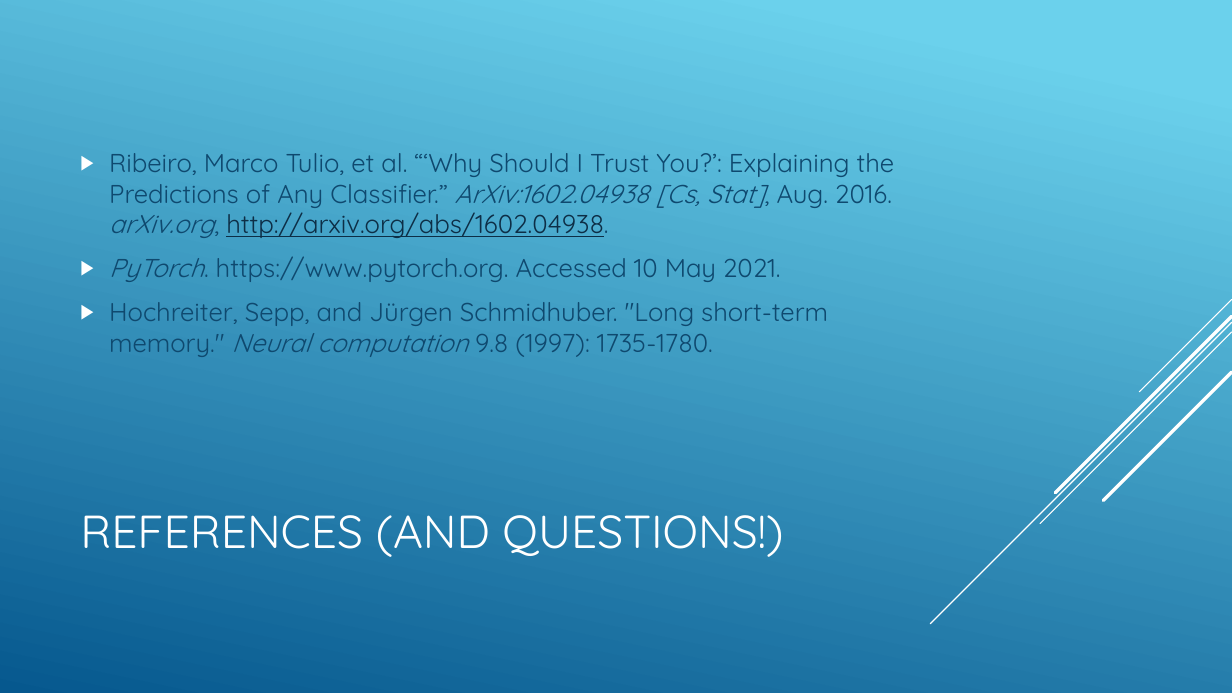
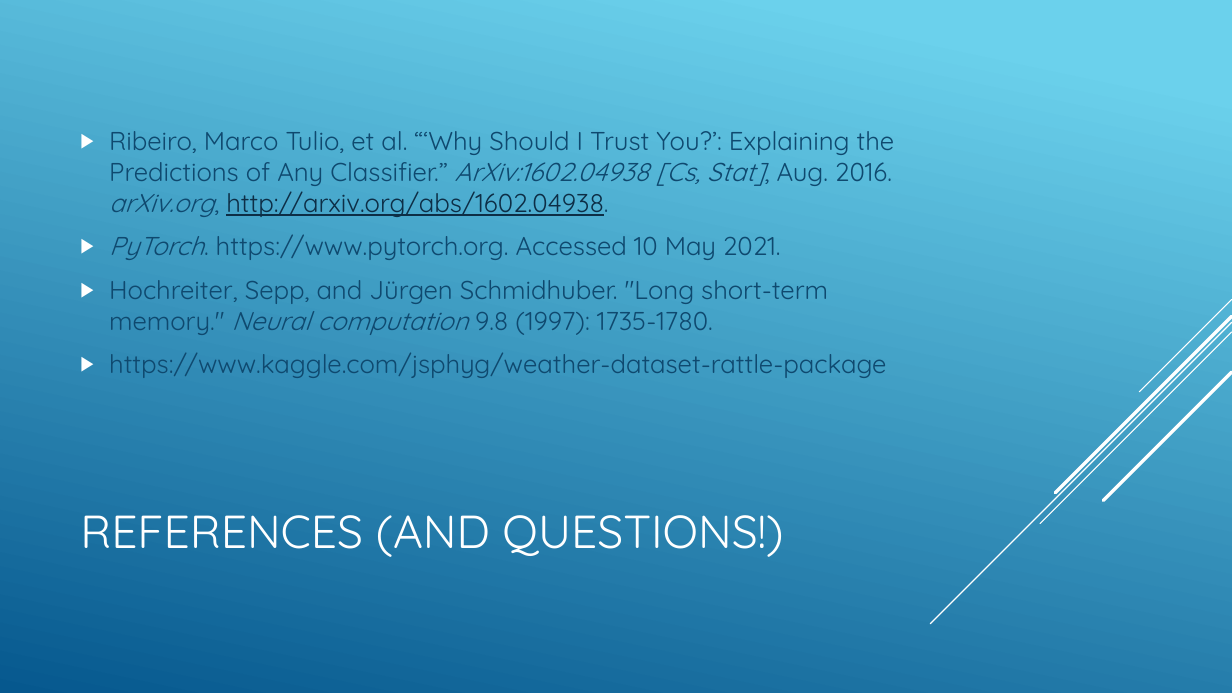
Before and after one commit to MJC598/Weather_Explainer, a slide deck: slide 15 of presentation/presentation.pptx. Drawn at 1232x693 pixels with LibreOffice and Linux fonts; fonts in the diff are those of the drawing. Boxes give left, top, right and bottom in pixels: in the first picture for what was removed or moved away, otherwise in the second. Text is boxed around its words. In the diff, an @@ line names an element or a change of style, - is before the commit and + after.

Commit message:
adding presentation

```diff
--- a/presentation/presentation.pptx
+++ b/presentation/presentation.pptx
@@ text at [109,353,886,378]: paragraph added @@
+▶ https://www.kaggle.com/jsphyg/weather-dataset-rattle-package
```
Also in this commit, not shown: 5 other slides changed, 1 other file.
